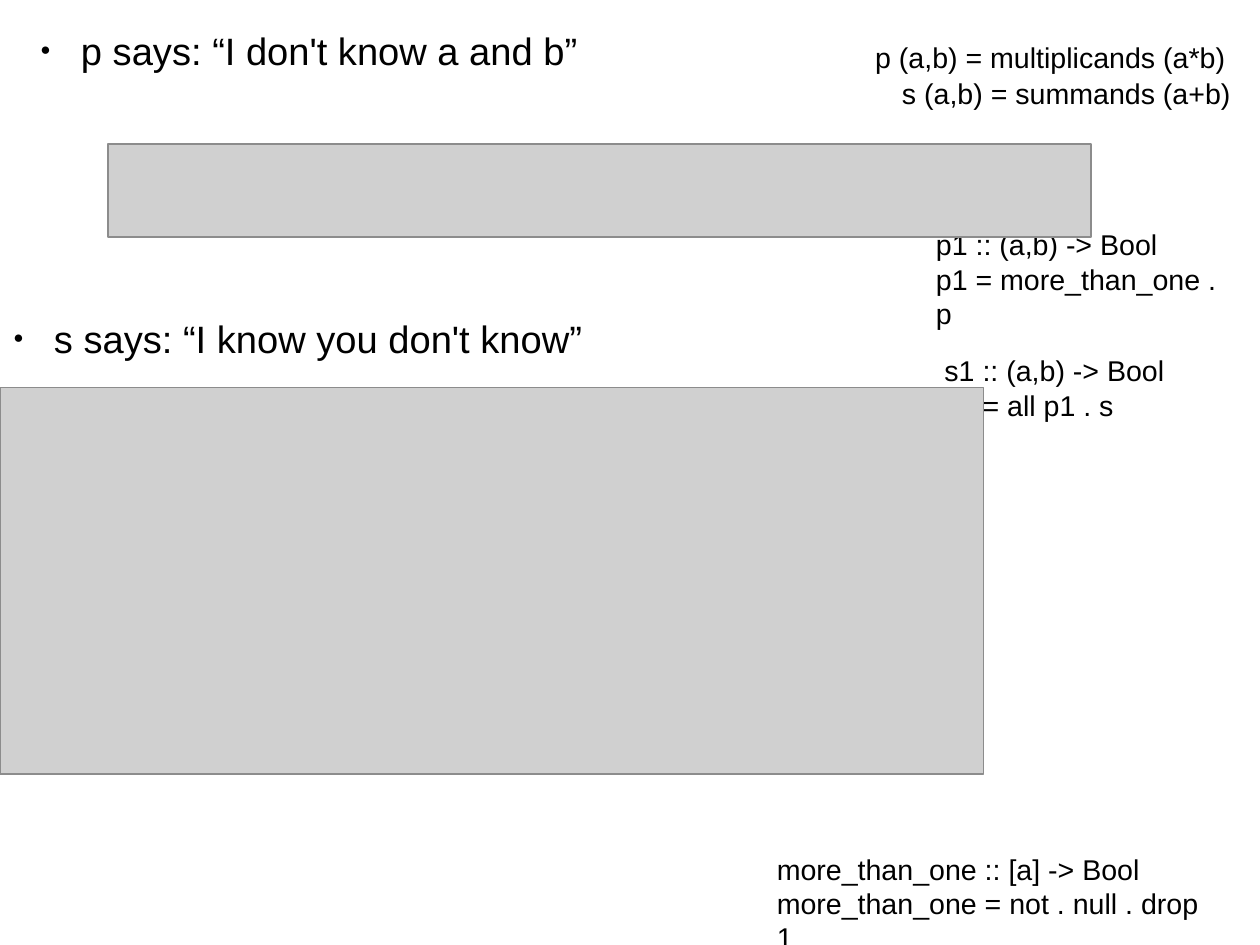
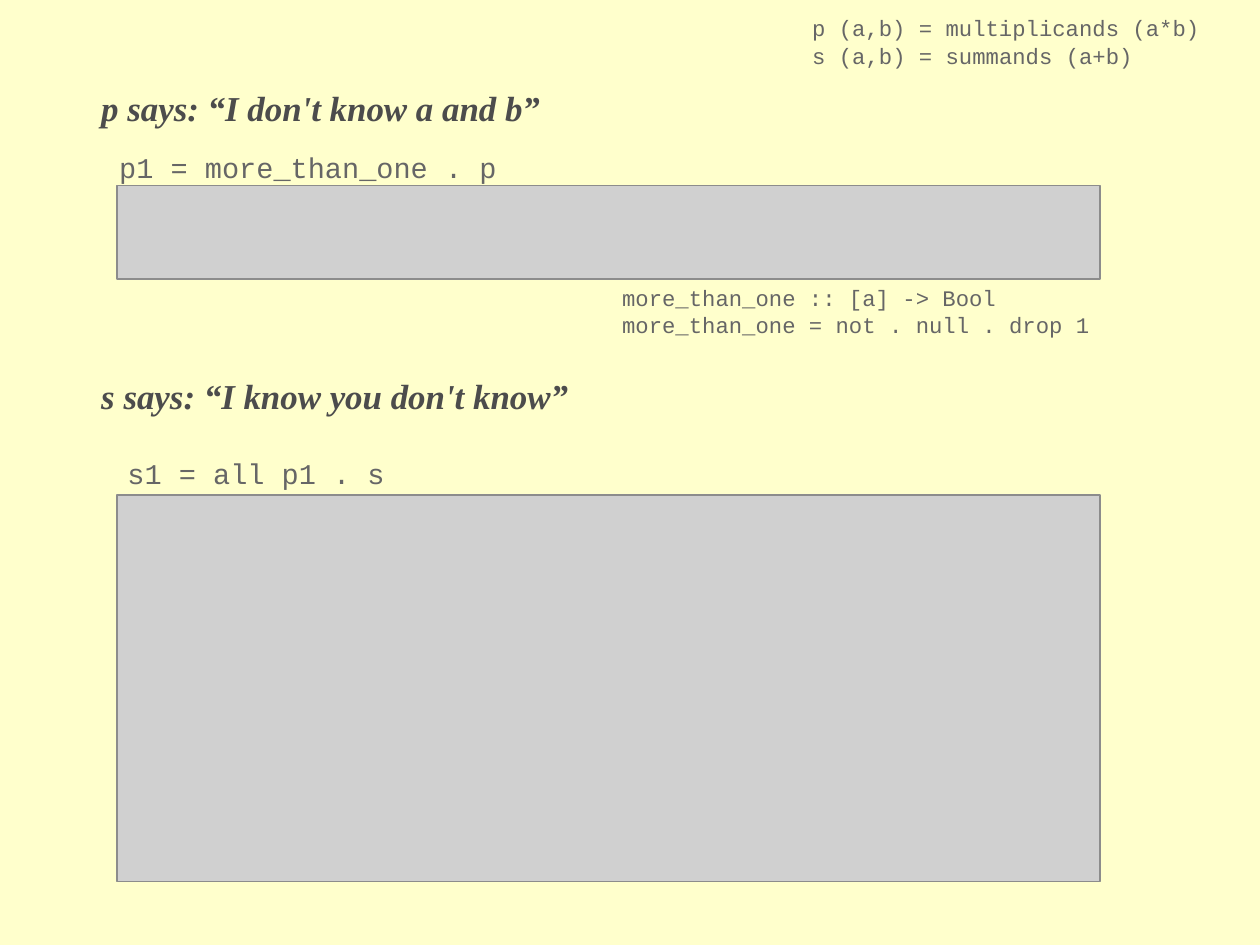
Before and after one commit to TristanAllwood/apbs_puzzle, a slide deck: slide 4 of london_hug.odp. Drawn at 1260x945 pixels with LibreOffice and Linux fonts; fonts in the diff are those of the drawing; grey boxes stand for pictures. Boxes give left, top, right and bottom in pixels: in the first picture for what was removed or moved away, otherwise in the second. Text is boxed around its words. In the diff, an @@ line names an element or a change of style, - is before the commit and + after.

```diff
--- a/london_hug.odp
+++ b/london_hug.odp
@@ background #FFFFFF to #FFFFCC @@
@@ text "p (a,b) = multiplicands (a*b)" moved from (x1=875, y1=47, x2=1225, y2=74) to (x1=812, y1=20, x2=1199, y2=41) @@
@@ text "s (a,b) = summands (a+b)" moved from (x1=902, y1=83, x2=1230, y2=110) to (x1=812, y1=48, x2=1133, y2=69) @@
@@ text "p says: “I don't know ..." moved from (x1=81, y1=37, x2=577, y2=73) to (x1=101, y1=96, x2=540, y2=128) @@
@@ text "p says: “I don't know ..." at (x1=101, y1=96, x2=540, y2=128): size 24 to 22 pt, font Arial to Times New Roman, text colour #000000 to #4C4C4C, bold on, italic on; bullet ● to none; less space between paragraphs @@
@@ text "p1 = more_than_one . p" moved from (x1=936, y1=233, x2=1200, y2=330) to (x1=119, y1=157, x2=496, y2=184) @@
@@ text "p1 = more_than_one . p" at (x1=119, y1=157, x2=496, y2=184): font Arial to Courier New, text colour #000000 to #666666 @@
@@ picture moved from (x1=107, y1=144, x2=1091, y2=237) to (x1=117, y1=186, x2=1100, y2=279) @@
@@ text at (x1=936, y1=233, x2=1157, y2=261): paragraph removed @@
-p1 :: (a,b) -> Bool
@@ size 18 to 14 pt, font Arial to Courier New, text colour #000000 to #666666 in 3 elements at (x1=812, y1=20, x2=1199, y2=41), (x1=812, y1=48, x2=1133, y2=69), (x1=622, y1=290, x2=1089, y2=338) @@
@@ text "more_than_one :: [a] -> Bool" moved from (x1=777, y1=859, x2=1198, y2=920) to (x1=622, y1=290, x2=1089, y2=338) @@
@@ text "s says: “I know you ..." at (x1=101, y1=384, x2=568, y2=416): size 24 to 22 pt, font Arial to Times New Roman, text colour #000000 to #4C4C4C, bold on, italic on; bullet ● to none; less space between paragraphs @@
@@ text "s says: “I know you ..." moved from (x1=54, y1=325, x2=582, y2=361) to (x1=101, y1=384, x2=568, y2=416) @@
@@ text at (x1=944, y1=360, x2=1164, y2=387): paragraph removed @@
-s1 :: (a,b) -> Bool
@@ text "s1 = all p1 . ..." at (x1=127, y1=463, x2=384, y2=490): font Arial to Courier New, text colour #000000 to #666666 @@
@@ text "s1 = all p1 . ..." moved from (x1=944, y1=360, x2=1164, y2=421) to (x1=127, y1=463, x2=384, y2=490) @@
@@ picture moved from (x1=0, y1=388, x2=983, y2=774) to (x1=117, y1=495, x2=1100, y2=882) @@
```
Also in this commit, not shown: 8 other slides changed, 5 slides added, 5 slides removed.
